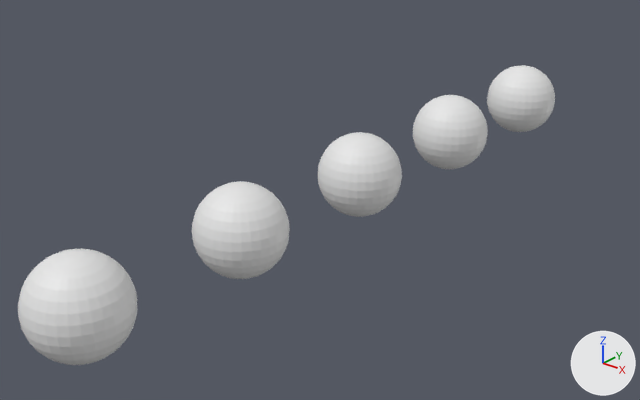
An edit to the Blender file 材质/0材质属性.blend, drawn before and after from the same camera.
Before and after are seen from a 50 mm lens placed at (11.7, -15.7, 7.7), pointed at (-1.4, 0.2, -1.1). Arrows for +X, +Y and +Z are at lower right; the lights stay in place.

In view in the first picture: '球体', '球体.001', '球体.002', '球体.003', '球体.004'.
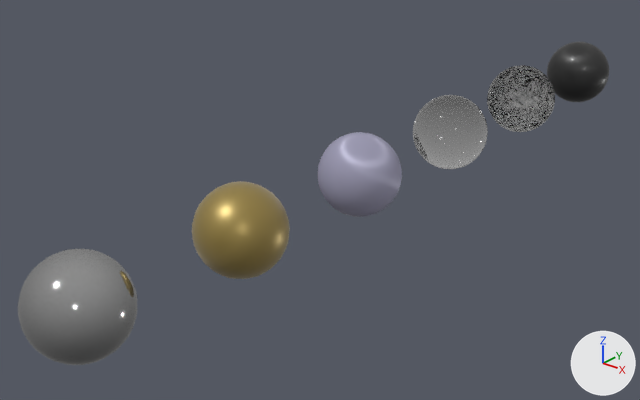
The newer file is also turned or shifted as a whole; pictures and numbers use the older file's frame.

Boxes [x1, y1, x2, y2] around the edits, measured in the pictures (640 x 400 px):
'球体', recoloured (white to grey)
    both: [18, 249, 137, 365]
'球体.001', recoloured (white to yellow)
    both: [192, 181, 290, 279]
'球体.002', recoloured (white to grey)
    both: [318, 132, 402, 217]
'球体.003', recoloured (white to grey)
    both: [413, 95, 488, 169]
'球体.004', recoloured (white to grey)
    both: [487, 65, 555, 132]
'球体.005', added (black)
    after: [547, 42, 609, 102]

Edits to the bpy script that builds the scene:
```text
Add mat_水球:
    mat_水球 = bpy.data.materials.new('水球')
    # nodes: BsdfPrincipled, Bump, OutputMaterial, TexNoise
Add mat_透明:
    mat_透明 = principled_material('透明')
    mat_透明.base_color = (0.8, 0.8, 0.8)  # white #e7e7e7
    mat_透明.roughness = 0.0664
    mat_透明.ior = 1.333
    mat_透明.transmission_weight = 1.0
Add mat_塑料:
    mat_塑料 = principled_material('塑料')
    mat_塑料.base_color = (0.398, 0.385, 0.531)  # light grey #a9a7c1
    mat_塑料.metallic = 0.2
    mat_塑料.specular_ior_level = 0.6
    mat_塑料.anisotropic = 0.982
    mat_塑料.anisotropic_rotation = 0.424
Add mat_黄铜:
    mat_黄铜 = principled_material('黄铜')
    mat_黄铜.base_color = (0.366, 0.259, 0.0581)  # yellow #a38b44
    mat_黄铜.metallic = 0.5
    mat_黄铜.roughness = 0.4
    mat_黄铜.specular_ior_level = 1.0
    mat_黄铜.sheen_weight = 0.2
Add mat_金属:
    mat_金属 = principled_material('金属')
    mat_金属.base_color = (0.472, 0.472, 0.472)  # grey #b7b7b7
    mat_金属.metallic = 0.9
    mat_金属.roughness = 0.1
    mat_金属.specular_ior_level = 0.916
Add mat_车漆:
    mat_车漆 = principled_material('车漆')
    mat_车漆.base_color = (0.0487, 0.0487, 0.0487)  # black #3e3e3e
    mat_车漆.metallic = 0.655
    mat_车漆.roughness = 0.456
    mat_车漆.specular_ior_level = 0.358
    mat_车漆.anisotropic = 0.655
    mat_车漆.coat_weight = 0.25
    mat_车漆.coat_roughness = 0.198
Change me_球体:
    where me_球体.from_pydata(...)  # 482 vertices, 512 faces; spans x -1.0..1.0, y -1.0..1.0, z -1.0..1.0
    add me_球体.materials.append(mat_金属)  # grey #b7b7b7
Change me_球体_001:
    where me_球体_001.from_pydata(...)  # 482 vertices, 512 faces; spans x -1.0..1.0, y -1.0..1.0, z -1.0..1.0
    add me_球体_001.materials.append(mat_黄铜)  # yellow #a38b44
Change me_球体_002:
    where me_球体_002.from_pydata(...)  # 482 vertices, 512 faces; spans x -1.0..1.0, y -1.0..1.0, z -1.0..1.0
    add me_球体_002.materials.append(mat_塑料)  # light grey #a9a7c1
Change me_球体_003:
    where me_球体_003.from_pydata(...)  # 482 vertices, 512 faces; spans x -1.0..1.0, y -1.0..1.0, z -1.0..1.0
    add me_球体_003.materials.append(mat_透明)  # white #e7e7e7
Change me_球体_004:
    where me_球体_004.from_pydata(...)  # 482 vertices, 512 faces; spans x -1.0..1.0, y -1.0..1.0, z -1.0..1.0
    add me_球体_004.materials.append(mat_水球)
Add me_球体_005:
    me_球体_005.from_pydata(...)  # a UV sphere (32 segments, 16 rings, poles along z) spanning x -1.0..1.0, y -1.0..1.0, z -1.0..1.0
    me_球体_005.polygons.foreach_set('use_smooth', [True] * 512)
    me_球体_005.materials.append(mat_车漆)  # black #3e3e3e
Add ob_球体_005:
    ob_球体_005 = bpy.data.objects.new('球体.005', me_球体_005)
    ob_球体_005.location = (0.0, 12.02, 0.0)
```
